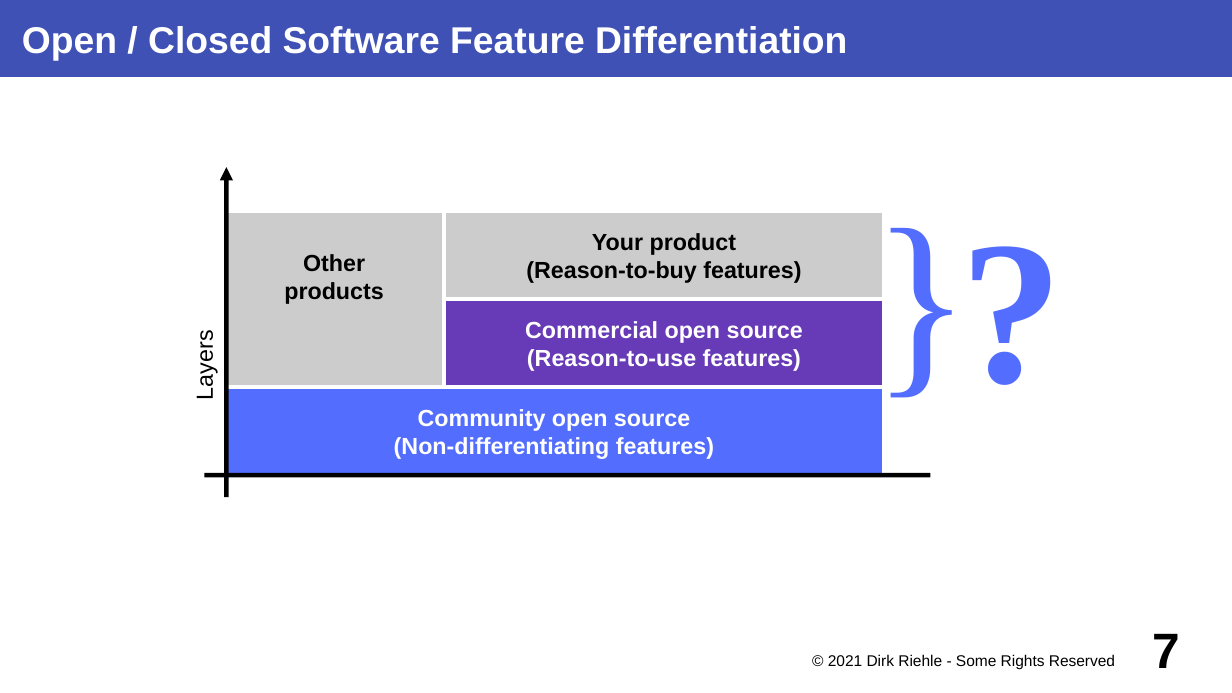
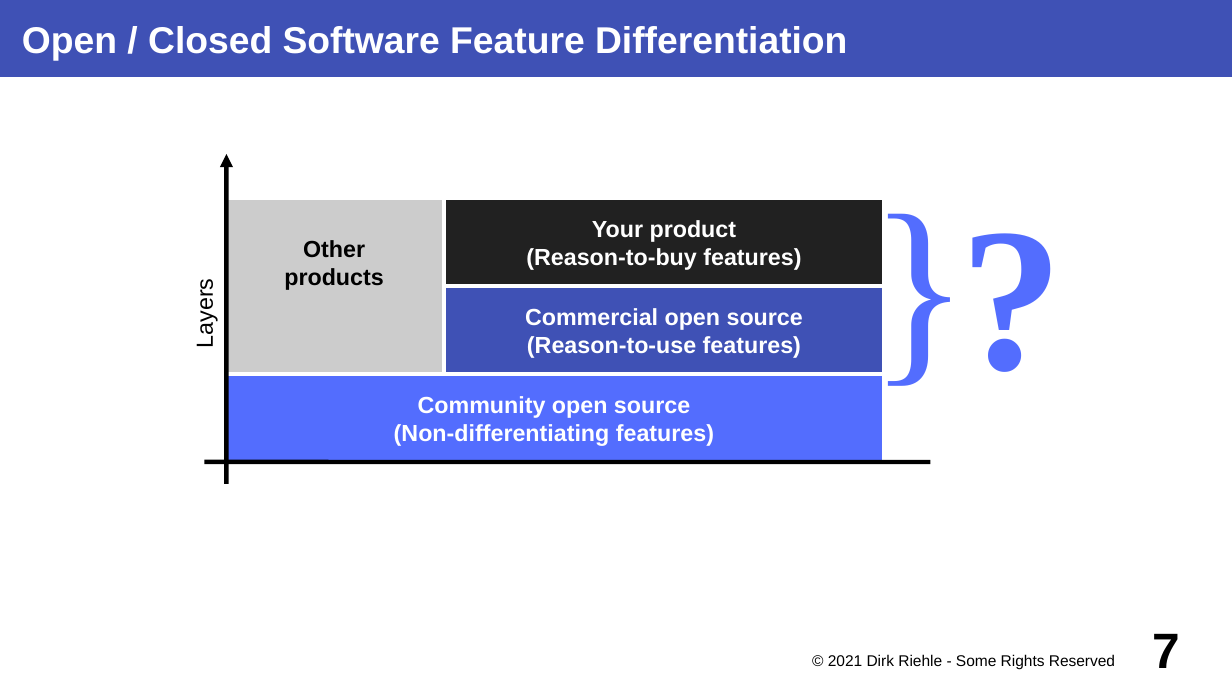
Before and after one commit to dirkriehle/coss-course, a slide deck: slide 7 of Lecture slides/COSS C04 - Cloud Service Strategies.odp. Drawn at 1232x693 pixels with LibreOffice and Linux fonts; fonts in the diff are those of the drawing. Boxes give left, top, right and bottom in pixels: in the first picture for what was removed or moved away, otherwise in the second. Text is boxed around its words. In the diff, an @@ line names an element or a change of style, - is before the commit and + after.

```diff
--- a/Lecture slides/COSS C04 - Cloud Service Strategies.odp
+++ b/Lecture slides/COSS C04 - Cloud Service Strategies.odp
@@ 3 rectangles, 2 texts, 1 arrow, 1 line: place and size @@
-3 rectangles, 2 texts, 1 arrow, 1 line at bbox=[205, 112, 1071, 497]
+3 rectangles, 2 texts, 1 arrow, 1 line at bbox=[205, 99, 1071, 484]
@@ text "}" at bbox=[807, 99, 1032, 452]: size 132 to 134 pt @@
@@ text "Layers": place and size @@
-text "Layers" at bbox=[192, 337, 218, 398]
+text "Layers" at bbox=[192, 286, 218, 346]
@@ rectangle "Your product" at bbox=[444, 198, 884, 286]: text colour #000000 to #FFFFFF; fill #CCCCCC to #212121 @@
@@ rectangle "Commercial open source" at bbox=[444, 286, 884, 375]: fill #673AB7 to #3F51B5 @@
@@ rectangle "Community open source": place and size @@
-rectangle "Community open source" at bbox=[225, 387, 885, 475]
+rectangle "Community open source" at bbox=[225, 375, 885, 463]
```
Also in this commit, not shown: 17 other slides changed, 7 other files.
